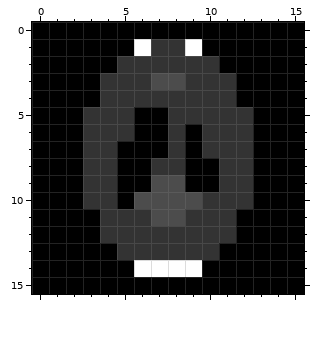
Pixel-art sprite: images/tempPhantom.png. Above is the file before it was changed.
The file is 16x16 pixels. Colours within 5 levels of each other are drawn and written as one.
Now the later version:
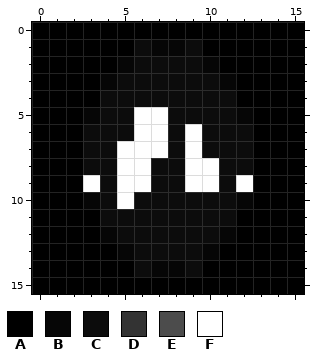
Palette (. is transparent): A #000000  B #060606  C #0c0c0c  D #333333  E #4c4c4c  F #ffffff
Change:
Colour D becomes colour B in row 1 at x 7 to 8; in row 2 at x 5 and 10; in row 3 at x 4 and 11; in row 5 at x 3 and 12; in row 10 at x 3 and 12; in row 12 at x 4 and 11.
Colour D becomes colour B in row 13 at x 5 and 10.
Colour F becomes colour B in row 14 at x 7 to 8.
Colour D becomes colour C in row 2 at x 6 to 9; in row 3 at x 5 to 6 and 9 to 10; in row 4 at x 4 to 11; in row 5 at x 4 to 5 and 8 to 11; in row 6 at x 3 to 5, 8 and 10 to 12; in row 7 at x 3 to 4, 8 and 10 to 12.
Colour D becomes colour C in row 8 at x 3 to 4, 7 to 8 and 11 to 12; in row 9 at x 4 and 11; in row 10 at x 4 and 10 to 11; in row 11 at x 4 to 6 and 9 to 11; in row 12 at x 5 to 10; in row 13 at x 6 to 9.
Colour E becomes colour C in row 3 at x 7 to 8; in row 9 at x 7 to 8; in row 10 at x 6 to 9; in row 11 at x 7 to 8.
Colour F becomes colour C in row 1 at x 6 and 9; in row 14 at x 6 and 9.
Colour A becomes colour F in row 5 at x 6 to 7; in row 6 at x 6 to 7 and 9; in row 7 at x 5 to 7 and 9; in rows 8 to 9 at x 5 to 6 and 9 to 10; in row 10 at x 5.
Colour D becomes colour F in row 9 at x 3 and 12.
Where, in picture pixels (left, top, right, bottom), the same in both pictures:
changed: (83, 39, 253, 277)
